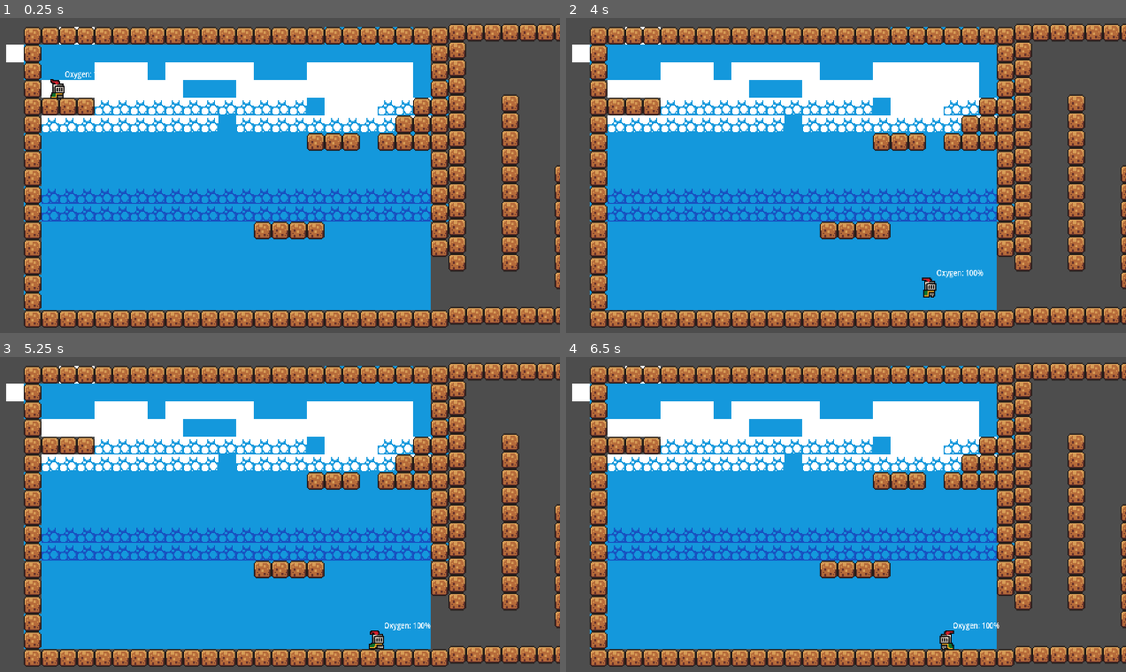
Above: before the commit, frames 1-4 (two rows, left to right).
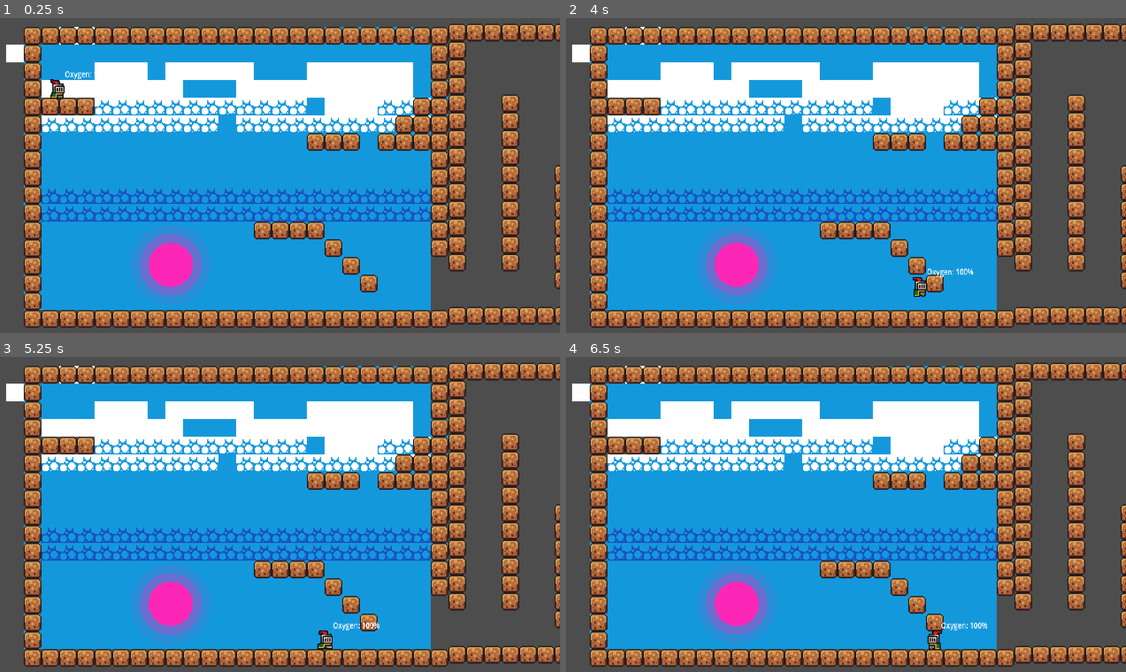
Above: after the commit, the same moments.

Repository: tuvshinerdene1/GameDevCourse2025
Game: Godot game, scene res://scene/game.tscn
Same seed, same stepped clock (60 frames per second), same inputs: the game is played once before the commit and once after it.
Inputs:
- Up to frame 1 (0.25 s): no input
- Up to frame 2 (4 s): tap Enter (ui_accept) at 0.5 s; hold Right (move_right) 0.53-2.03 s; tap X (negative_current) at 0.6, 1.55, 2.1, 3.05, 3.6 s; tap Z (jump) at 0.77, 1.52, 3.02, 3.77 s; tap C (positive_current) at 0.8, 1.35, 2.3, 2.85, 3.8 s; hold Left (move_left) 2.03-2.78 s; hold Right (move_right) from 2.78 s (still down)
- Up to frame 3 (5.25 s): release Right (move_right) at 4.28 s; hold Left (move_left) 4.28-5.03 s; tap C (positive_current) at 4.35 s; tap Z (jump) at 4.52 s; tap X (negative_current) at 4.55, 5.1 s; hold Right (move_right) from 5.03 s (still down)
- Up to frame 4 (6.5 s): tap C (positive_current) at 5.3, 5.85 s; release Right (move_right) at 5.78 s; hold Left (move_left) from 5.78 s (still down); tap Z (jump) at 6.02 s; tap X (negative_current) at 6.05 s

The runs differ from the first frame. In frame 1, 2.3% of the frame differs, in the area x 24-68%, y 68-89%; in frame 2, 2.6%; in frame 3, 2.7%, in the area x 24-77%, y 68-94%; in frame 4, 2.7%.

Commit message:
finish the orb please

Diff:
--- a/platformer/scene/rooms/room1.tscn
+++ b/platformer/rooms/room1.tscn
@@ -310,5 +310,5 @@
 tile_set = SubResource("TileSet_5woho")
 
 [node name="TileMapLayer" type="TileMapLayer" parent="."]
-tile_map_data = PackedByteArray("AAAAAAAAAAAAAAEAAAABAAAAAAA …(1392 unchanged characters)… AAAEAAAAWAAYAAAAAAAEAAAAVAAYAAAAAAAEAAAA=")
+tile_map_data = PackedByteArray("AAAAAAAAAAAAAAEAAAABAAAAAAA …(1392 unchanged characters)… AAAEAAAAWAAYAAAAAAAEAAAAVAAYAAAAAAAEAAAARAAwAAAAAAAEAAAASAA0AAAAAAAEAAAATAA4AAAAAAAEAAAA=")
 tile_set = SubResource("TileSet_bdfyo")
--- a/platformer/scene/game.tscn
+++ b/platformer/scene/game.tscn
@@ -1,8 +1,9 @@
-[gd_scene load_steps=4 format=3 uid="uid://vyf2pufwm178"]
+[gd_scene load_steps=5 format=3 uid="uid://vyf2pufwm178"]
 
 [ext_resource type="PackedScene" uid="uid://bfai3x4mj8oji" path="res://scene/player.tscn" id="1_5kiuu"]
-[ext_resource type="PackedScene" uid="uid://c3tlvrqh4war3" path="res://scene/rooms/room1.tscn" id="3_xwcet"]
-[ext_resource type="PackedScene" uid="uid://baaanvhrfcneg" path="res://scene/rooms/room2.tscn" id="4_p1ry8"]
+[ext_resource type="PackedScene" uid="uid://c3tlvrqh4war3" path="res://rooms/room1.tscn" id="3_xwcet"]
+[ext_resource type="PackedScene" uid="uid://baaanvhrfcneg" path="res://rooms/room2.tscn" id="4_p1ry8"]
+[ext_resource type="PackedScene" uid="uid://dn2yjbgwtqk5u" path="res://scene/orb.tscn" id="4_xwcet"]
 
 [node name="Game" type="Node2D"]
 
@@ -23,6 +24,11 @@
 [node name="Room2" parent="Node/rooms" instance=ExtResource("4_p1ry8")]
 position = Vector2(383, -1)
 
+[node name="orbs" type="Node" parent="Node"]
+
+[node name="Orb" parent="Node/orbs" instance=ExtResource("4_xwcet")]
+position = Vector2(132, 217)
+
 [node name="Player" parent="Node" instance=ExtResource("1_5kiuu")]
 position = Vector2(30, 55)
 wall_glide_slow = 0.2
--- /dev/null
+++ b/platformer/scene/orb.gd
@@ -0,0 +1,22 @@
+extends Area2D
+@export var pull_radius: float = 120.0
+@export var snap_zone: float = 40.0
+@export var launch_speed: float = 700.0
+@export var upward_launch_bonus: float = 150.0
+
+var is_plae
+
+var charge := -1
+
+func _ready() -> void:
+	body_entered.connect(_on_body_entered)
+	body_exited.connect(_on_body_exited)
+
+func _on_body_entered(body: Node):
+	if body is CharacterBody2D:
+		print("entered")
+
+
+func _on_body_exited(body: Node):
+	if body is CharacterBody2D:
+		print("exited")
--- /dev/null
+++ b/platformer/scene/orb.tscn
@@ -0,0 +1,18 @@
+[gd_scene load_steps=4 format=3 uid="uid://dn2yjbgwtqk5u"]
+
+[ext_resource type="Script" uid="uid://cbeioynmesd30" path="res://script/orb_visual.gd" id="1_d10l1"]
+[ext_resource type="Script" uid="uid://bdwrd52vnwa4" path="res://scene/orb.gd" id="1_k0xuc"]
+
+[sub_resource type="CircleShape2D" id="CircleShape2D_tbdel"]
+radius = 5.0
+
+[node name="Orb" type="Area2D"]
+script = ExtResource("1_k0xuc")
+metadata/_edit_horizontal_guides_ = [-11.0]
+
+[node name="CollisionShape2D" type="CollisionShape2D" parent="."]
+shape = SubResource("CircleShape2D_tbdel")
+
+[node name="orbVisual" type="Node2D" parent="."]
+script = ExtResource("1_d10l1")
+orb_color = Color(0.992157, 0.152941, 0.717647, 1)
--- /dev/null
+++ b/platformer/script/orb_visual.gd
@@ -0,0 +1,13 @@
+# orb_visual.gd
+extends Node2D
+
+@export var orb_color: Color = Color(0, 0.8, 1, 1) # cyan
+@export var radius: float = 20.0
+@export var glow: bool = true
+
+func _draw():
+    draw_circle(Vector2.ZERO, radius, orb_color)
+    if glow:
+        # Outer glow ring
+        draw_circle(Vector2.ZERO, radius * 1.4, orb_color * Color(1, 1, 1, 0.3))
+        draw_circle(Vector2.ZERO, radius * 1.8, orb_color * Color(1, 1, 1, 0.1))
--- a/platformer/script/player.gd
+++ b/platformer/script/player.gd
@@ -176,15 +176,18 @@
 		elif Input.is_action_just_pressed("positive_current"):
 			charge = 1
 	elif charge == 1:
-			if Input.is_action_just_pressed("negative_current"):
-				charge = -1
-			elif Input.is_action_just_pressed("positive_current"):
-				charge = 0
+		if Input.is_action_just_pressed("negative_current"):
+			charge = -1
+		elif Input.is_action_just_pressed("positive_current"):
+			charge = 0
 	elif charge == -1:
-			if Input.is_action_just_pressed("negative_current"):
-				charge = 0
-			elif Input.is_action_just_pressed("positive_current"):
-				charge = 1
+		if Input.is_action_just_pressed("negative_current"):
+			charge = 0
+		elif Input.is_action_just_pressed("positive_current"):
+			charge = 1
 
 func track_floor():
 	was_on_floor = is_on_floor()
+
+func get_charge() -> int:
+	return charge
Renamed: platformer/scene/rooms/room.tscn -> platformer/rooms/room.tscn
Renamed: platformer/scene/rooms/room2.tscn -> platformer/rooms/room2.tscn
Not shown, added: platformer/scene/orb.gd.uid
Not shown, added: platformer/script/orb_visual.gd.uid
